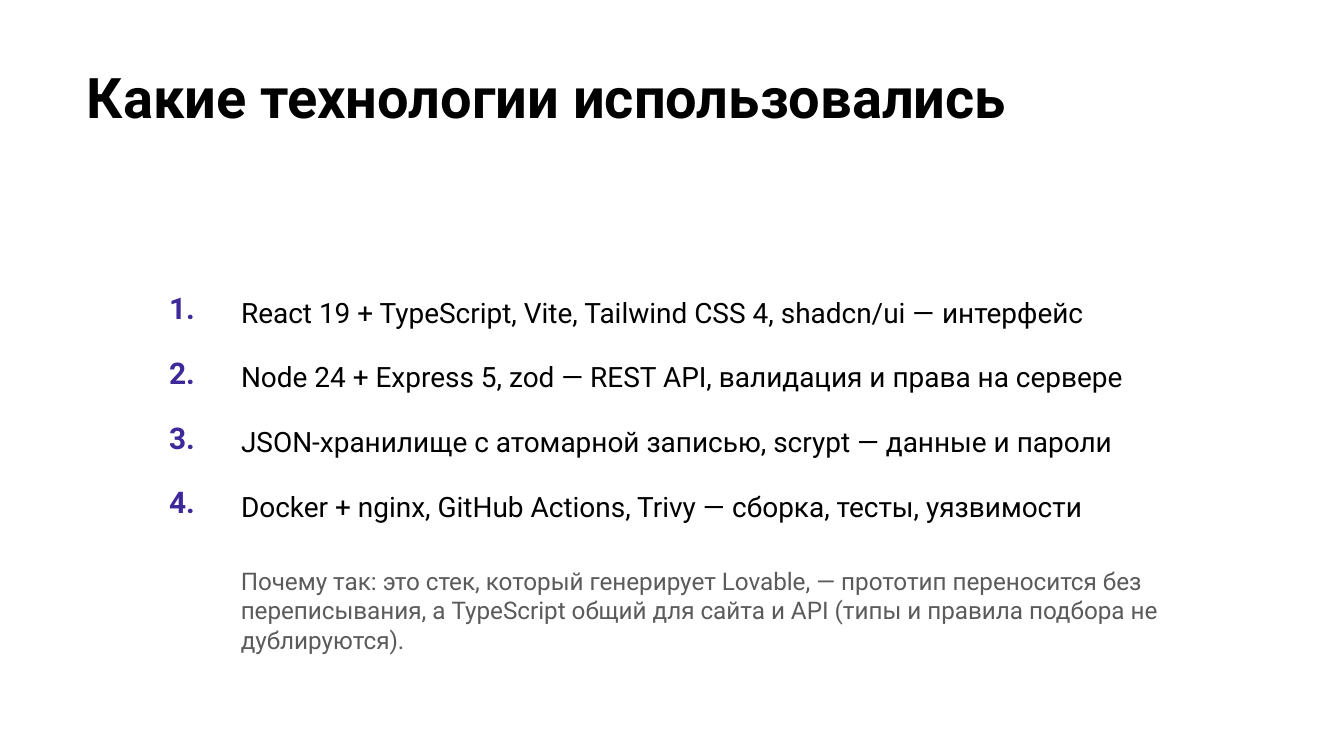
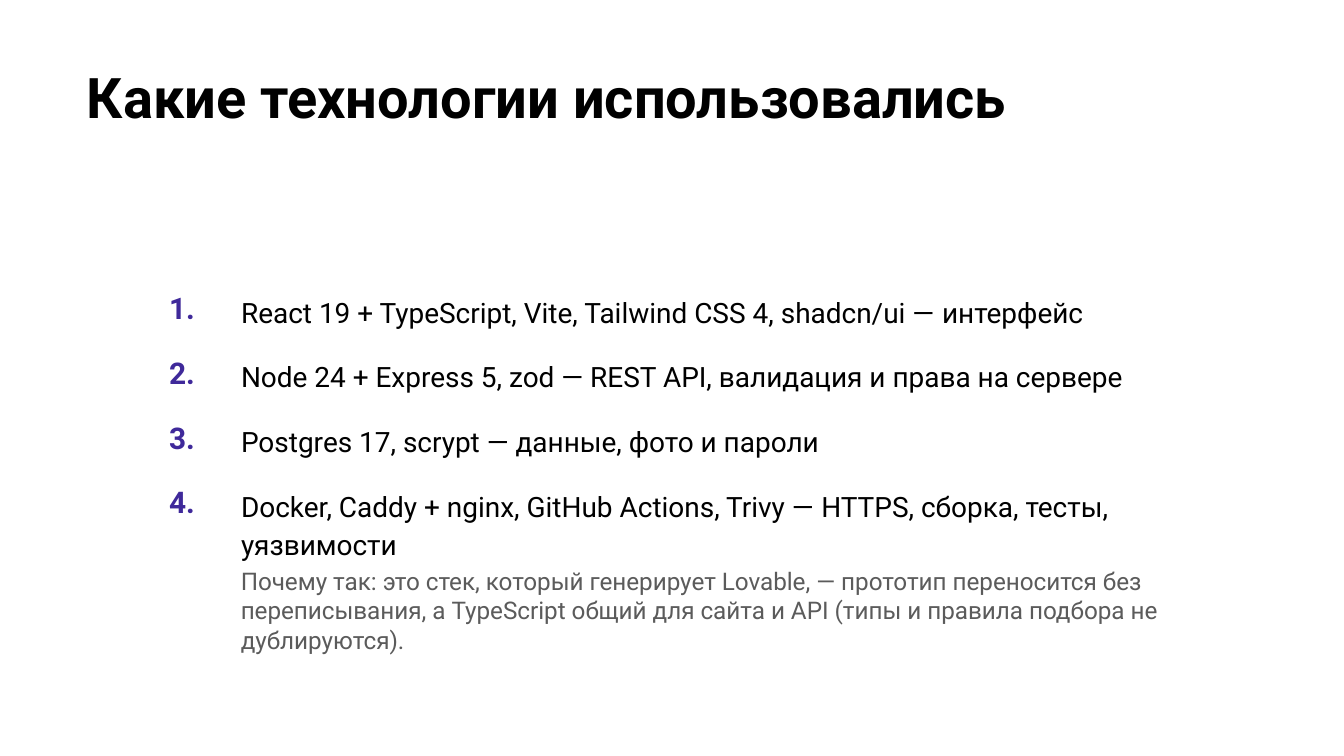
Before and after one commit to VitalyKruk/dobryi-dom, a slide deck: slide 6 of docs/Добрый_дом_Защита_проекта.pptx. Drawn at 1344x756 pixels with LibreOffice and Linux fonts; fonts in the diff are those of the drawing; background and template pictures are left out. Boxes give left, top, right and bottom in pixels: in the first picture for what was removed or moved away, otherwise in the second. Text is boxed around its words. In the diff, an @@ line names an element or a change of style, - is before the commit and + after.

```diff
--- a/docs/Добрый_дом_Защита_проекта.pptx
+++ b/docs/Добрый_дом_Защита_проекта.pptx
@@ table at bbox=[140, 280, 1204, 565] @@
-row 3, column 2: JSON-хранилище с атомарной записью, scrypt — данные и пароли
+row 3, column 2: Postgres 17, scrypt — данные, фото и пароли
-row 4, column 2: Docker + nginx, GitHub Actions, Trivy — сборка, тесты, уязвимости
+row 4, column 2: Docker, Caddy + nginx, GitHub Actions, Trivy — HTTPS, сборка, тесты, уязвимости
```
Also in this commit, not shown: 7 other slides changed, 1 other file.
